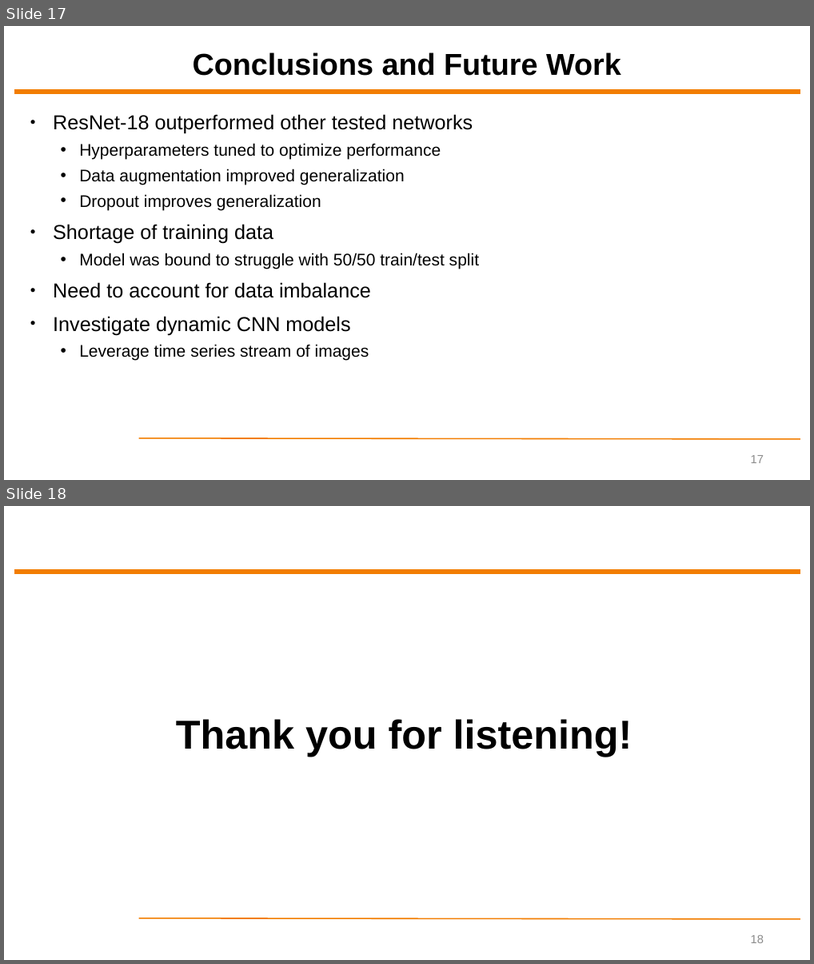
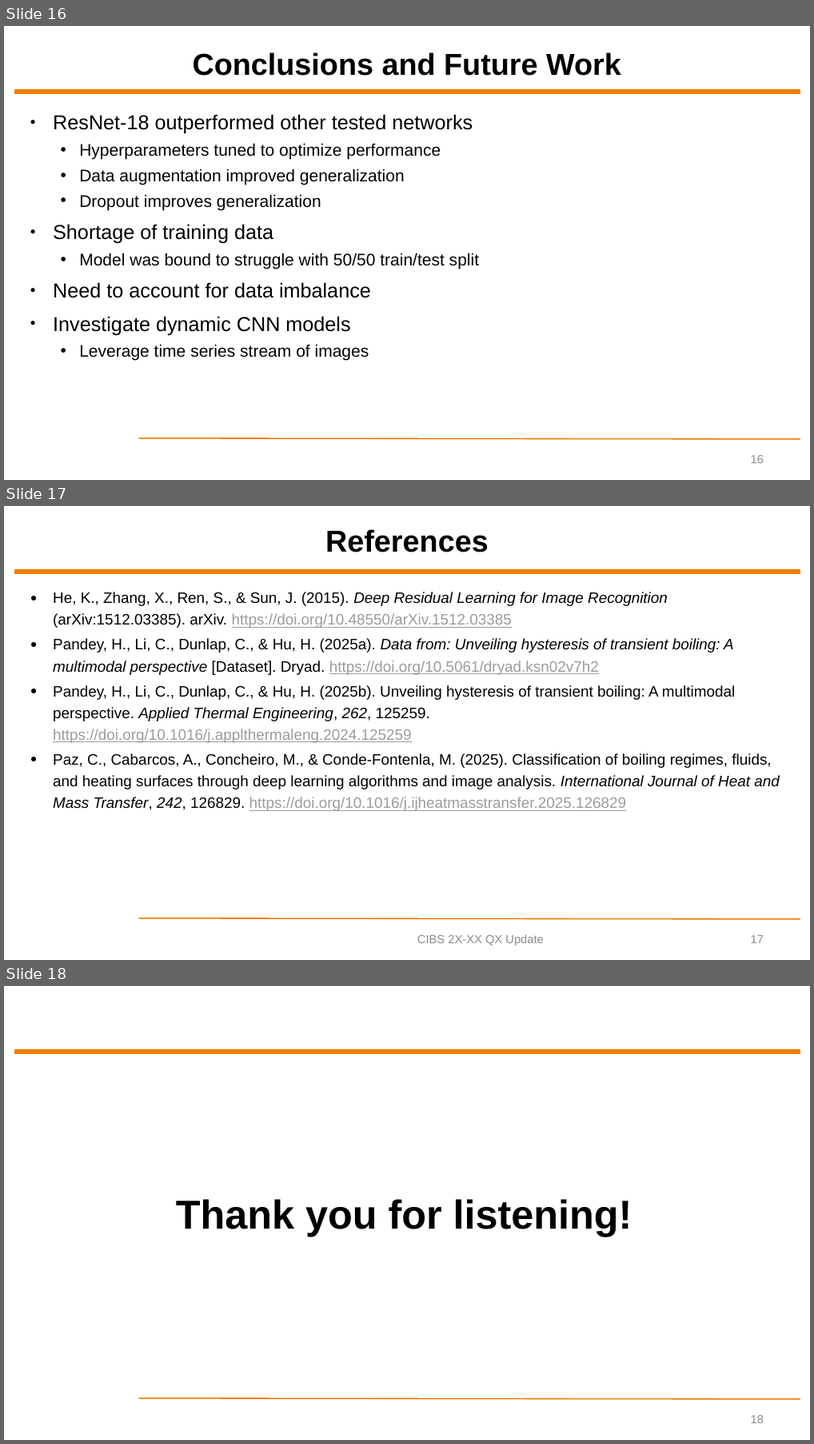
Before and after one commit to ytrivedi315/Final-Project-Yash-Trivedi, a slide deck: Final Presentation/ECEN5743 Final Project Presentation - YT.pptx. Shown one above the other, each under a label of ours: slides 17 and 18 before the commit, slides 16, 17 and 18 after it. The pictures are 814x964 and 814x1444 pixels, drawn with LibreOffice and Linux fonts; fonts in the diff are those of the drawing; background and template pictures are left out. Boxes give left, top, right and bottom in pixels: in the first picture for what was removed or moved away, otherwise in the second. Text is boxed around its words. In the diff, an @@ line names an element or a change of style, - is before the commit and + after.

```diff
--- a/Final Presentation/ECEN5743 Final Project Presentation - YT.pptx
+++ b/Final Presentation/ECEN5743 Final Project Presentation - YT.pptx
@@ slide 17 added at box(4, 506, 810, 960), background #FFFFFF; not listed: 2 template elements that a slide beside it also shows @@
@@ title added at box(326, 529, 489, 552), 36 pt, text #000000, bold @@
+References
@@ text added at box(53, 592, 780, 811), 18 pt, text #000000 @@
+● He, K., Zhang, X., Ren, S., & Sun, J. (2015). Deep Residual Learning for Image Recognition (arXiv:1512.03385). arXiv. https://doi.org/10.48550/arXiv.1512.03385
+● Pandey, H., Li, C., Dunlap, C., & Hu, H. (2025a). Data from: Unveiling hysteresis of transient boiling: A multimodal perspective [Dataset]. Dryad. https://doi.org/10.5061/dryad.ksn02v7h2
+● Pandey, H., Li, C., Dunlap, C., & Hu, H. (2025b). Unveiling hysteresis of transient boiling: A multimodal perspective. Applied Thermal Engineering, 262, 125259. https://doi.org/10.1016/j.applthermaleng.2024.125259
+● Paz, C., Cabarcos, A., Concheiro, M., & Conde-Fontenla, M. (2025). Classification of boiling regimes, fluids, and heating surfaces through deep learning algorithms and image analysis. International Journal of Heat and Mass Transfer, 242, 126829. https://doi.org/10.1016/j.ijheatmasstransfer.2025.126829
@@ text added at box(418, 934, 543, 945), 14 pt, text #8C8C8C @@
+CIBS 2X-XX QX Update
@@ page number added at box(751, 935, 764, 943), 14 pt, text #8C8C8C @@
+17
@@ what was slide 17 is now slide 16 @@
@@ page number at box(751, 455, 764, 463): text changed @@
-17
+16
```
Also in this commit, not shown: 5 slides changed, 1 slide removed, 1 other file.
